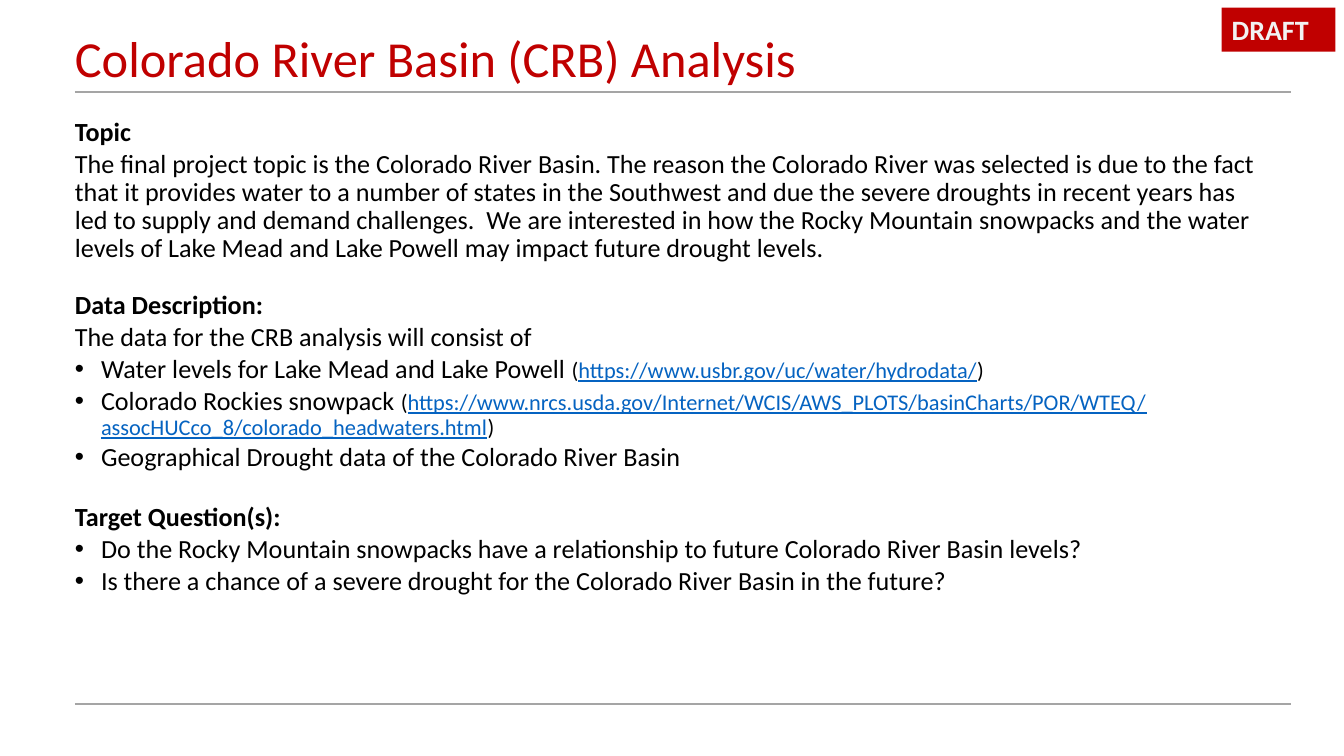
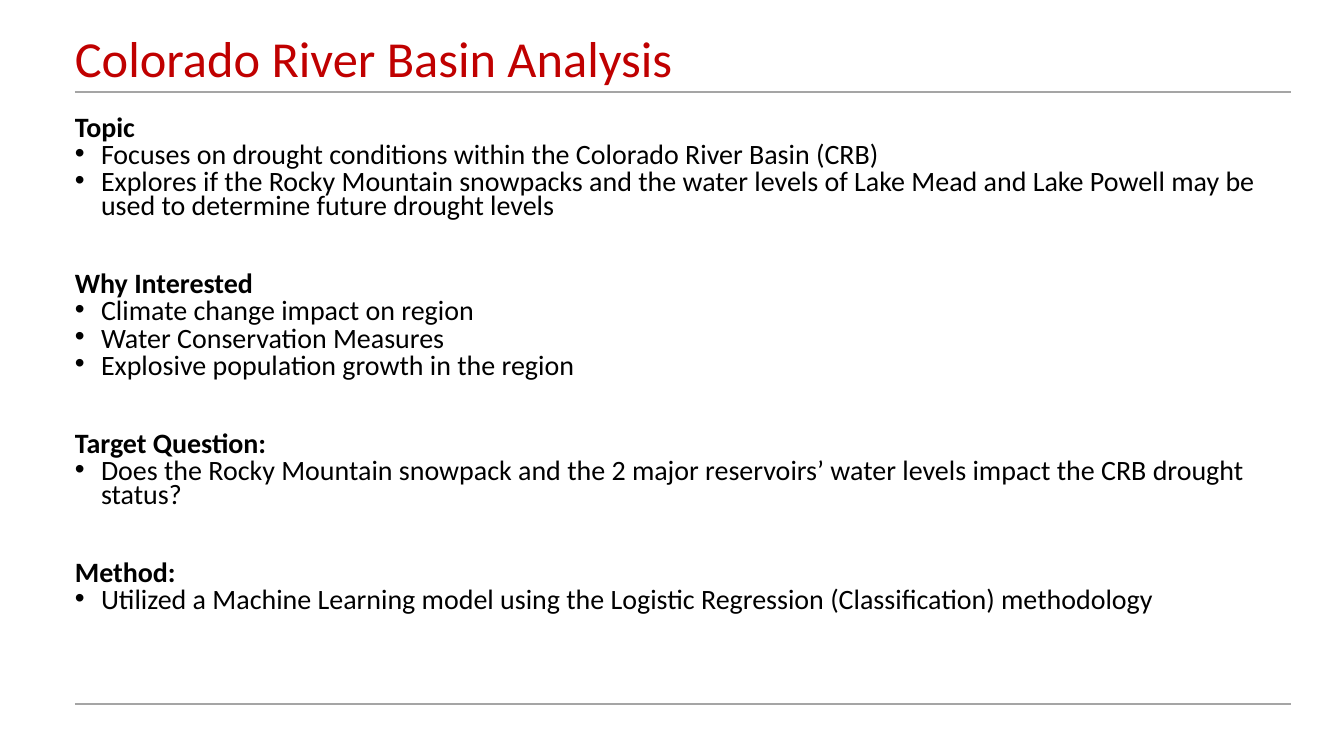
Before and after one commit to Qu3enK/CRBAnalysis_FinalProject, a slide deck: slide 3 of Segment 2/Colorado Basin River Analysis.pptx (slide 2 before the commit). Drawn at 1344x756 pixels with LibreOffice and Linux fonts; fonts in the diff are those of the drawing. Boxes give left, top, right and bottom in pixels: in the first picture for what was removed or moved away, otherwise in the second. Text is boxed around its words. In the diff, an @@ line names an element or a change of style, - is before the commit and + after.

```diff
--- a/Segment 2/Colorado Basin River Analysis.pptx
+++ b/Segment 2/Colorado Basin River Analysis.pptx
@@ rectangle removed at <box>1222,8,1336,52</box> @@
-DRAFT
@@ title at <box>75,42,672,85</box>: text changed @@
-Colorado River Basin (CRB) Analysis
+Colorado River Basin Analysis
@@ text at <box>75,117,135,142</box>: size 14 to 15 pt in "Topic"; line spacing 0.9 to 0.7 @@
@@ text at <box>75,141,1255,614</box>: text changed; size 14 to 15 pt @@
-The final project topic is the Colorado River Basin. The reason the Colorado River was selected is due to the fact that it provides water to a number of states in the Southwest and due the severe droughts in recent years has led to supply and demand challenges. We are interested in how the Rocky Mountain snowpacks and the water levels of Lake Mead and Lake Powell may impact future drought levels.
-Data Description:
-The data for the CRB analysis will consist of
-• Water levels for Lake Mead and Lake Powell (https://www.usbr.gov/uc/water/hydrodata/)
-• Colorado Rockies snowpack (https://www.nrcs.usda.gov/Internet/WCIS/AWS_PLOTS/basinCharts/POR/WTEQ/assocHUCco_8/colorado_headwaters.html)
-• Geographical Drought data of the Colorado River Basin
-Target Question(s):
-• Do the Rocky Mountain snowpacks have a relationship to future Colorado River Basin levels?
-• Is there a chance of a severe drought for the Colorado River Basin in the future?
+• Focuses on drought conditions within the Colorado River Basin (CRB)
+• Explores if the Rocky Mountain snowpacks and the water levels of Lake Mead and Lake Powell may be used to determine future drought levels
+Why Interested
+• Climate change impact on region
+• Water Conservation Measures
+• Explosive population growth in the region
+Target Question:
+• Does the Rocky Mountain snowpack and the 2 major reservoirs’ water levels impact the CRB drought status?
+Method:
+• Utilized a Machine Learning model using the Logistic Regression (Classification) methodology
```
Also in this commit, not shown: 6 other slides changed, 4 slides added, 1 slide removed, 3 other files.
